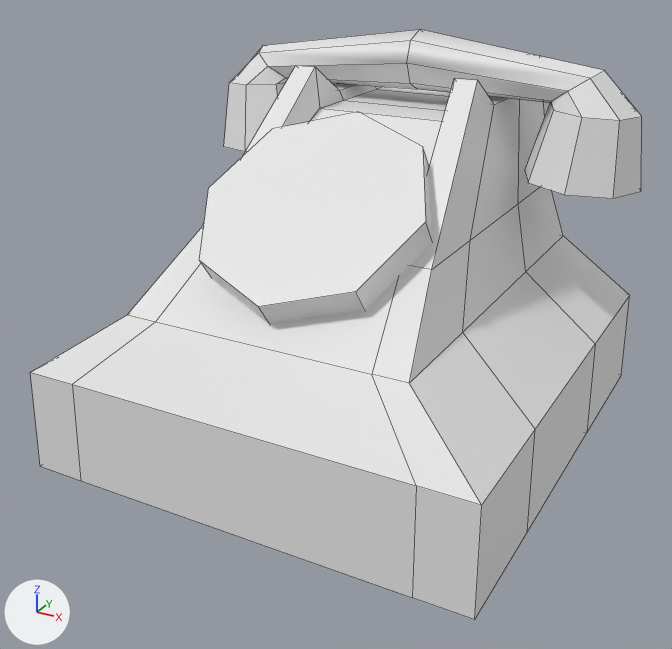
Renders of the FBX model Blender Assets/optimised/telephone.fbx from each side of a commit.
Both versions are drawn from a 50 mm lens placed at (2.68, -5.44, 1.93), pointed at (-0.03, -0.51, -0.53). The lights are fixed; the arrows at lower left show +X, +Y and +Z. Mesh edges are drawn as thin lines. Where no turn or scale is listed for an object, it has been applied to the vertices.

Names of what the first picture shows: 'cylinder', 'phone'.
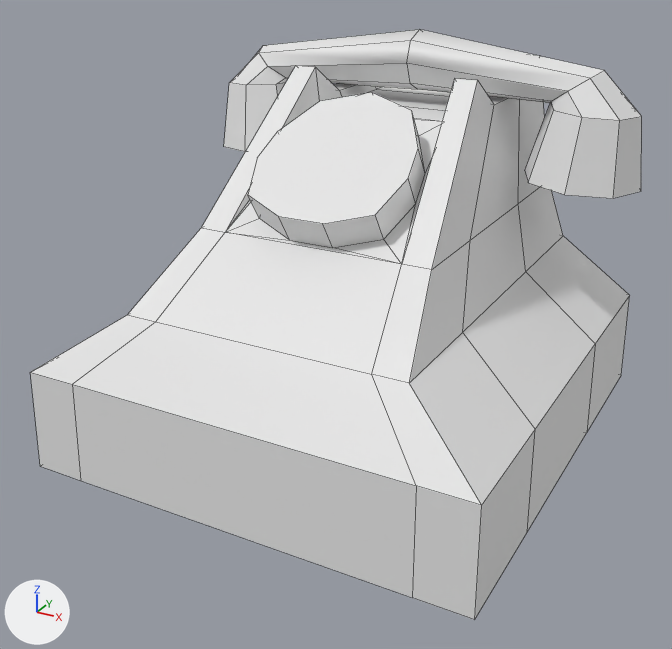
Pixel boxes [x1, y1, x2, y2] of what changed, in the pictures (672 x 649 px):
```json
{"part": 1, "of": "me_cylinder_001", "change": "built on", "before": [199, 108, 442, 324], "after": [226, 92, 442, 264]}
```

Scene script edits in JSON lines:
```json
{"block": "me_cylinder_001", "where": "# used by ob_cylinder; location = (0.0, -0.407, -0.241)"}
{"op": "remove", "block": "me_cylinder_001", "code": "me_cylinder_001.from_pydata(...)  # 98 vertices, 92 faces; spans x -1.5..1.5, y -1.42..1.72, z -1.1..1.26"}
{"op": "add", "block": "me_cylinder_001", "code": "me_cylinder_001.from_pydata(...)  # 104 vertices, 105 faces; spans x -1.5..1.5, y -1.42..1.72, z -1.1..1.26"}
{"block": "me_cylinder_001", "change": "me_cylinder_001 part 1"}
{"block": "me_cylinder_001", "change": "16 vertices are removed from x -0.73..0.73, y -1.06..0.38, z -0.16..1.07"}
{"block": "me_cylinder_001", "change": "11 faces are deleted"}
{"block": "me_cylinder_001", "change": "13 vertices are added at x -0.52..0.52, y -0.59..0.31, z 0.45..1.16"}
{"block": "me_cylinder_001", "change": "9 new vertices lie (0.0, 0.12, -0.18) away from vertices in x -0.52..0.52, y -0.59..0.31, z 0.56..1.16"}
{"block": "me_cylinder_001", "change": "24 new faces join them"}
```
